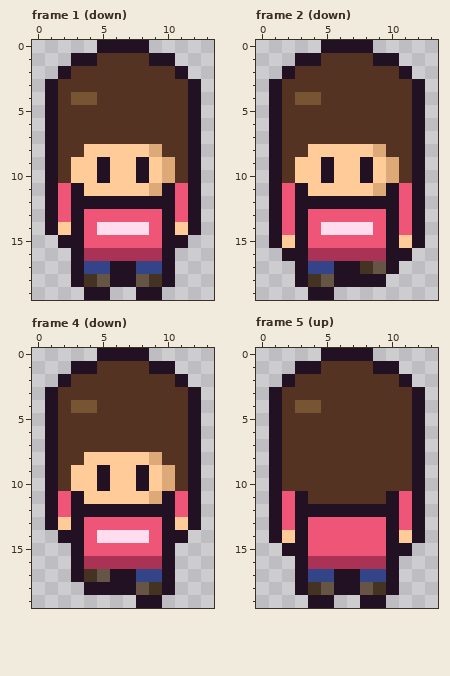
Two states of a pixel-art file, games/picomon/art/hero.aseprite. The picture above was drawn from the file before the commit.
14x20 pixels, 12 frames. Shown: frame 1 (down), frame 2 (down), frame 4 (down), frame 5 (up). The commit also changed other frames, which this record leaves out.
After:
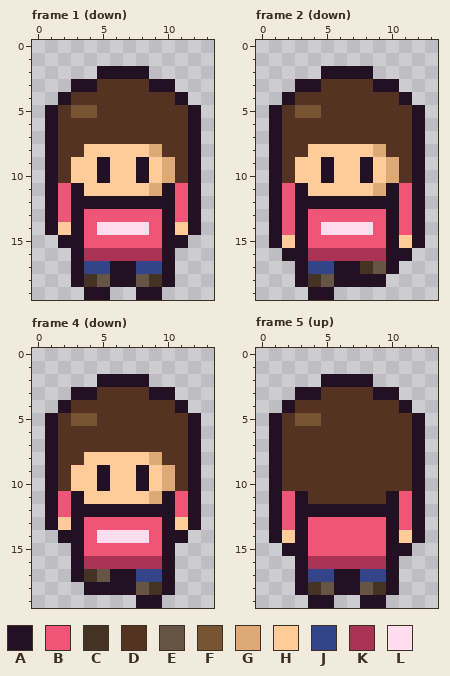
Palette (. is transparent): A #221122  B #ee5577  C #443322  D #553322  E #665544  F #775533  G #ddaa77  H #ffcc99  J #334488  K #aa3355  L #ffddee
What changed:
Frame 1 (down), layers "outline", "shade", "fill":
y 0: x 5..8 AAAA -> ....
y 1: x 3..10 AADDDDAA -> ........
y 2: x 2..11 ADDDDDDDDA -> ...AAAA...
y 3: x 1..4 ADDD -> ..AA; x 9..12 DDDA -> AA..
y 4: x 1..4 ADFF -> .ADD; x 11..12 DA -> A.
y 5: x 3..4 DD -> FF
Frame 2 (down), layers "outline", "shade", "fill": the same change as frame 1 (down)
Frame 4 (down), layers "outline", "shade", "fill": the same change as frame 1 (down)
Frame 5 (up), layers "outline", "shade", "fill": the same change as frame 1 (down)
Pixel boxes of the changes (left, top, right, bottom) in both pictures:
changed: (45, 40, 201, 118)
changed: (269, 40, 425, 118)
changed: (45, 348, 201, 426)
changed: (269, 348, 425, 426)
